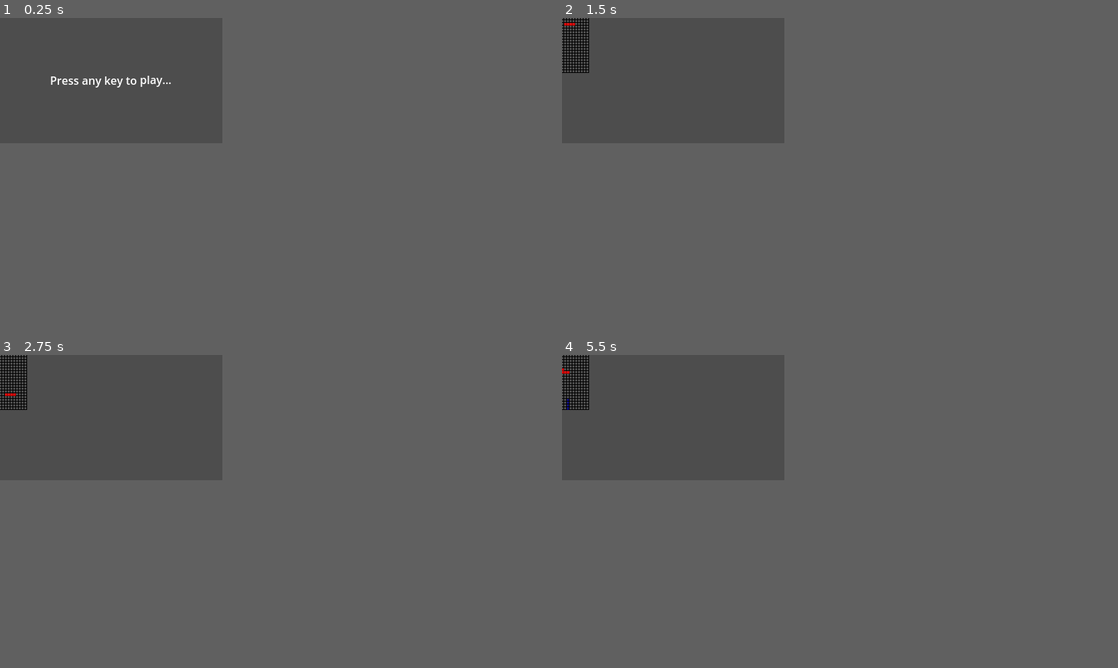
Above: before the commit, frames 1-4 (two rows, left to right).
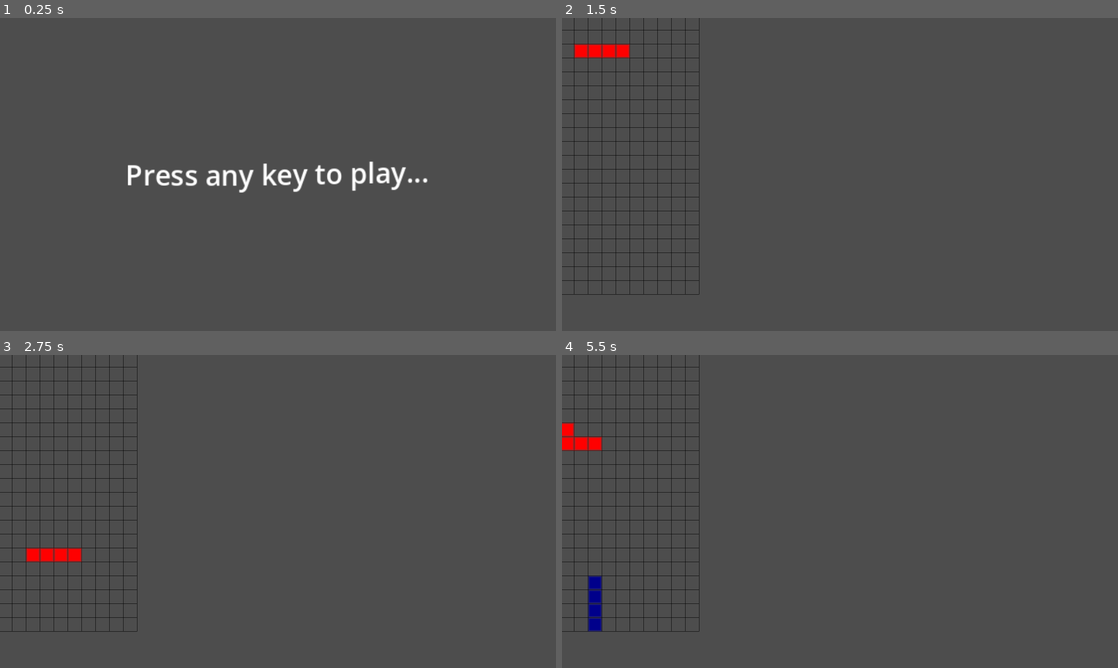
Above: after the commit, the same moments.

Repository: abFrancisco/tetris_clone
Game: Godot game, scene res://main.tscn
The game is run twice, just before and just after one commit, with the same random seed, the same clock (stepped at 60 frames per second) and the same inputs.
Inputs:
- Up to frame 1 (0.25 s): no input
- Up to frame 2 (1.5 s): tap Enter at 0.5 s; hold D (right) 0.53-1.28 s; tap Alt at 0.6 s; tap Tab at 0.8, 1.35 s; tap Space at 1.25 s; hold S (down) from 1.28 s (still down)
- Up to frame 3 (2.75 s): tap Ctrl at 1.55, 2.1 s; release S (down) at 2.03 s; hold D (right) from 2.03 s (still down); tap Alt at 2.3 s
- Up to frame 4 (5.5 s): tap Enter at 2.75, 5 s; release D (right) at 2.78 s; hold W (up) 2.78-3.53 s; tap Alt at 2.85, 4.55, 5.1 s; tap Tab at 3.05, 3.6, 5.3 s; tap Space at 3.5 s; hold Left (left) 3.53-5.03 s; tap Ctrl at 3.8, 4.35 s; tap Escape (ui_cancel) at 4.15 s; hold S (down) from 5.03 s (still down)
In our replay, the window is 320x180 before the commit and 800x450 after it. These sizes can differ from the game's own. Grey fills any space a smaller window leaves; there, only what the larger window draws over its background counts as a difference.

The runs differ from the first frame. In frame 1, 1.7% of the frame differs, in the area x 9-77%, y 18-56%; in frame 2, 2.9%; in frame 3, 2.9%; in frame 4, 3.3%, in the area x 0-25%, y 0-89%.

Commit message:
implemented line clearing, did some very small testing and it seemed to be working perfectly

Diff:
--- a/level.gd
+++ b/level.gd
@@ -33,13 +33,13 @@
 func _draw():
 	for x in range(game_grid.size()):
 		for y in range(game_grid[0].size()):
-			draw_rect(Rect2(x*4 - 1, y*4 - 1, 4, 4), Color.BLACK, false, -1.0, false)
+			draw_rect(Rect2(x*8 - 1, y*8 - 1, 8, 8), Color.BLACK, false, -1.0, false)
 			if game_grid[x][y] != 0:
-				draw_rect(Rect2(x*4, y*4, 2, 2), Color.DARK_BLUE, true, -1.0, true)
+				draw_rect(Rect2(x*8, y*8, 6, 6), Color.DARK_BLUE, true, -1.0, true)
 	for x in range(current_piece.cells.size()):
 		for y in range(current_piece.cells.size()):
 			if current_piece.cells[y][x] != 0:
-				draw_rect(Rect2((x+current_piece.piece_position.x)*4, (y+current_piece.piece_position.y)*4, 2, 2), Color.RED, true, -1.0, true)
+				draw_rect(Rect2((x+current_piece.piece_position.x)*8, (y+current_piece.piece_position.y)*8, 6, 6), Color.RED, true, -1.0, true)
 
 func render():
 	queue_redraw()
@@ -61,6 +61,8 @@
 		%TickTimer.wait_time=tick_time
 	if event.is_action_pressed("reload"):
 		get_tree().reload_current_scene()
+	if event.is_action_pressed("ui_cancel"):
+		print_game_grid()
 
 func fill_game_grid():
 	for x in range(grid_width):
@@ -129,15 +131,51 @@
 						return true
 	return false
 
+func check_lines(lines:PackedByteArray):
+	var line_clear_queue:PackedByteArray = PackedByteArray()
+	print("lines = " + str(lines))
+	for y in lines:
+		var count:int = 0
+		for x in range(grid_width):
+			if game_grid[x][y] != 0:
+				count += 1
+		if count == 10:
+			line_clear_queue.append(y)
+	clear_lines(line_clear_queue)
+	squash_lines(line_clear_queue)
+
+func clear_lines(lines:PackedByteArray):#i started the array with columns first, so i cant clear whole lines... shame
+	for line in lines:
+		for x in range(grid_width):
+			game_grid[x][line] = 0
+
+#like clear_lines, if lines where arrays, i could clear them, and move them with less resource usage
+func squash_lines(lines:PackedByteArray):#squashing one at a time, might be improved later
+	for line in lines:#this should start with topmost line.
+		for x in range(grid_width):
+			for y in range(line, 0, -1):
+				game_grid[x][y] = game_grid[x][y - 1]
+
+
 func commit_current_piece():
-	print("entered commit function")
+	var commited_lines:PackedByteArray=PackedByteArray()
 	var piece_size:int=current_piece.cells.size()
 	for x in range(piece_size):
 		for y in range(piece_size):
 			if current_piece.cells[y][x] != 0:
+				commited_lines.append(current_piece.piece_position.y + y)
 				game_grid[current_piece.piece_position.x + x][current_piece.piece_position.y + y] = 1
+	check_lines(commited_lines)
 	spawn_piece()
 
+func print_game_grid():
+	var final_string:String
+	for line in game_grid:
+		final_string += "\n"
+		for cell in line:
+			final_string += " "
+			final_string += str(cell)
+	print(final_string)
 
 func _on_tick_timer_timeout():
 	move_piece(Vector2.DOWN)
--- a/project.godot
+++ b/project.godot
@@ -19,6 +19,9 @@
 
 window/size/viewport_width=320
 window/size/viewport_height=180
+window/size/window_width_override=640
+window/size/window_height_override=360
+window/stretch/scale=2.0
 window/stretch/scale_mode="integer"
 
 [input]
